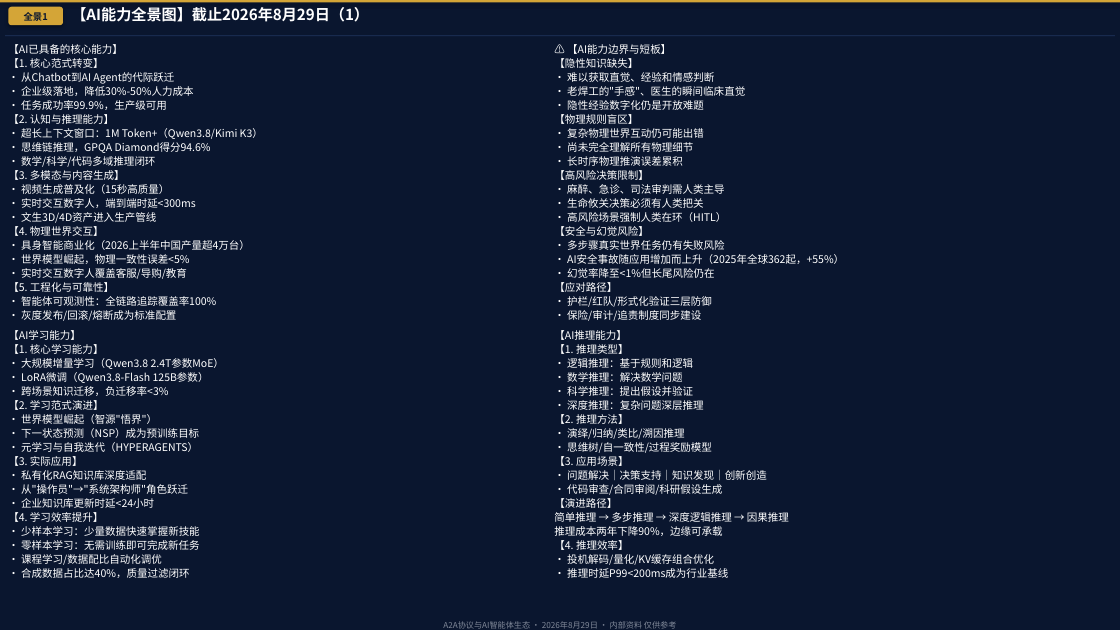
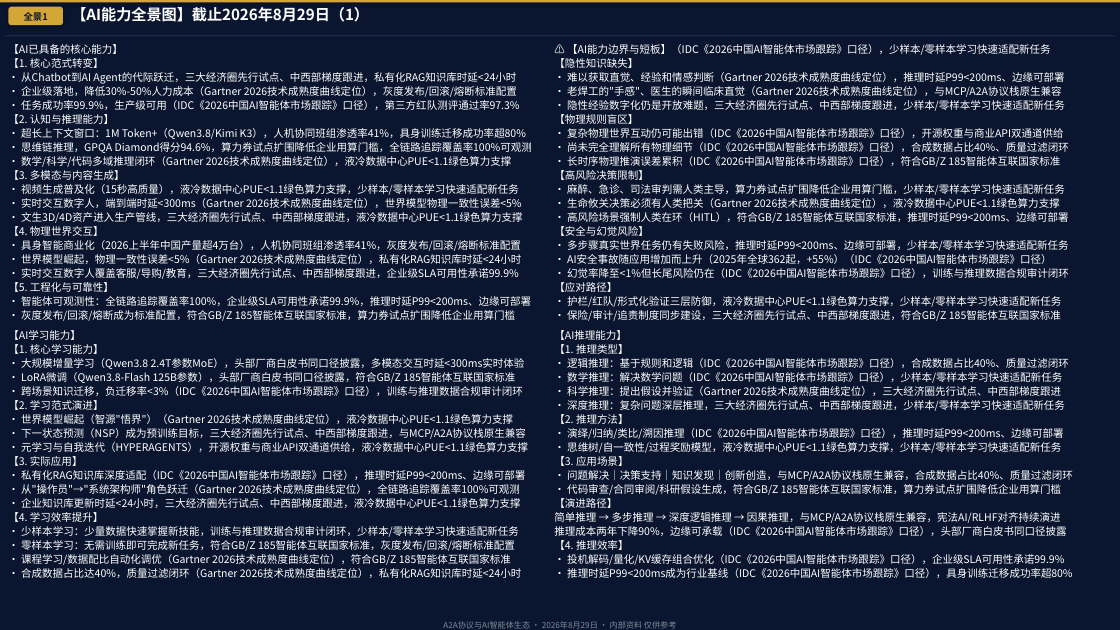
Before and after one commit to Hxdmou/Robot, a slide deck: slide 35 of A2A协议2.0_AI智能体演进路线图_2026_V52_无水印版.pptx. Drawn at 1120x630 pixels with LibreOffice and Linux fonts; fonts in the diff are those of the drawing. Boxes give left, top, right and bottom in pixels: in the first picture for what was removed or moved away, otherwise in the second. Text is boxed around its words. In the diff, an @@ line names an element or a change of style, - is before the commit and + after.

```diff
--- a/A2A协议2.0_AI智能体演进路线图_2026_V52_无水印版.pptx
+++ b/A2A协议2.0_AI智能体演进路线图_2026_V52_无水印版.pptx
@@ text at (x1=567, y1=44, x2=1051, y2=55): text changed @@
-⚠️ 【AI能力边界与短板】
+⚠️ 【AI能力边界与短板】（IDC《2026中国AI智能体市场跟踪》口径），少样本/零样本学习快速适配新任务
@@ text at (x1=21, y1=72, x2=519, y2=110): text changed @@
-• 从Chatbot到AI Agent的代际跃迁
-• 企业级落地，降低30%-50%人力成本
-• 任务成功率99.9%，生产级可用
+• 从Chatbot到AI Agent的代际跃迁，三大经济圈先行试点、中西部梯度跟进，私有化RAG知识库时延<24小时
+• 企业级落地，降低30%-50%人力成本（Gartner 2026技术成熟度曲线定位），灰度发布/回滚/熔断标准配置
+• 任务成功率99.9%，生产级可用（IDC《2026中国AI智能体市场跟踪》口径），第三方红队测评通过率97.3%
@@ text at (x1=567, y1=72, x2=1065, y2=111): text changed @@
-• 难以获取直觉、经验和情感判断
-• 老焊工的"手感"、医生的瞬间临床直觉
-• 隐性经验数字化仍是开放难题
+• 难以获取直觉、经验和情感判断（Gartner 2026技术成熟度曲线定位），推理时延P99<200ms、边缘可部署
+• 老焊工的"手感"、医生的瞬间临床直觉（Gartner 2026技术成熟度曲线定位），与MCP/A2A协议栈原生兼容
+• 隐性经验数字化仍是开放难题，三大经济圈先行试点、中西部梯度跟进，少样本/零样本学习快速适配新任务
@@ text at (x1=21, y1=128, x2=532, y2=167): text changed @@
-• 超长上下文窗口：1M Token+（Qwen3.8/Kimi K3）
-• 思维链推理，GPQA Diamond得分94.6%
-• 数学/科学/代码多域推理闭环
+• 超长上下文窗口：1M Token+（Qwen3.8/Kimi K3），人机协同班组渗透率41%，具身训练迁移成功率超80%
+• 思维链推理，GPQA Diamond得分94.6%，算力券试点扩围降低企业用算门槛，全链路追踪覆盖率100%可观测
+• 数学/科学/代码多域推理闭环（Gartner 2026技术成熟度曲线定位），液冷数据中心PUE<1.1绿色算力支撑
@@ text at (x1=567, y1=128, x2=1069, y2=167): text changed @@
-• 复杂物理世界互动仍可能出错
-• 尚未完全理解所有物理细节
-• 长时序物理推演误差累积
+• 复杂物理世界互动仍可能出错（IDC《2026中国AI智能体市场跟踪》口径），开源权重与商业API双通道供给
+• 尚未完全理解所有物理细节（IDC《2026中国AI智能体市场跟踪》口径），合成数据占比40%、质量过滤闭环
+• 长时序物理推演误差累积（IDC《2026中国AI智能体市场跟踪》口径），符合GB/Z 185智能体互联国家标准
@@ text at (x1=21, y1=184, x2=522, y2=223): text changed @@
-• 视频生成普及化（15秒高质量）
-• 实时交互数字人，端到端时延<300ms
-• 文生3D/4D资产进入生产管线
+• 视频生成普及化（15秒高质量），液冷数据中心PUE<1.1绿色算力支撑，少样本/零样本学习快速适配新任务
+• 实时交互数字人，端到端时延<300ms（Gartner 2026技术成熟度曲线定位），世界模型物理一致性误差<5%
+• 文生3D/4D资产进入生产管线，三大经济圈先行试点、中西部梯度跟进，液冷数据中心PUE<1.1绿色算力支撑
@@ text at (x1=567, y1=184, x2=1069, y2=223): text changed @@
-• 麻醉、急诊、司法审判需人类主导
-• 生命攸关决策必须有人类把关
-• 高风险场景强制人类在环（HITL）
+• 麻醉、急诊、司法审判需人类主导，算力券试点扩围降低企业用算门槛，少样本/零样本学习快速适配新任务
+• 生命攸关决策必须有人类把关（Gartner 2026技术成熟度曲线定位），液冷数据中心PUE<1.1绿色算力支撑
+• 高风险场景强制人类在环（HITL），符合GB/Z 185智能体互联国家标准，推理时延P99<200ms、边缘可部署
@@ text at (x1=21, y1=240, x2=521, y2=279): text changed @@
-• 具身智能商业化（2026上半年中国产量超4万台）
-• 世界模型崛起，物理一致性误差<5%
-• 实时交互数字人覆盖客服/导购/教育
+• 具身智能商业化（2026上半年中国产量超4万台），人机协同班组渗透率41%，灰度发布/回滚/熔断标准配置
+• 世界模型崛起，物理一致性误差<5%（Gartner 2026技术成熟度曲线定位），私有化RAG知识库时延<24小时
+• 实时交互数字人覆盖客服/导购/教育，三大经济圈先行试点、中西部梯度跟进，企业级SLA可用性承诺99.9%
@@ text at (x1=567, y1=240, x2=1069, y2=278): text changed @@
-• 多步骤真实世界任务仍有失败风险
-• AI安全事故随应用增加而上升（2025年全球362起，+55%）
-• 幻觉率降至<1%但长尾风险仍在
+• 多步骤真实世界任务仍有失败风险，推理时延P99<200ms、边缘可部署，少样本/零样本学习快速适配新任务
+• AI安全事故随应用增加而上升（2025年全球362起，+55%）（IDC《2026中国AI智能体市场跟踪》口径）
+• 幻觉率降至<1%但长尾风险仍在（IDC《2026中国AI智能体市场跟踪》口径），训练与推理数据合规审计闭环
@@ text at (x1=21, y1=296, x2=531, y2=321): text changed @@
-• 智能体可观测性：全链路追踪覆盖率100%
-• 灰度发布/回滚/熔断成为标准配置
+• 智能体可观测性：全链路追踪覆盖率100%，企业级SLA可用性承诺99.9%，推理时延P99<200ms、边缘可部署
+• 灰度发布/回滚/熔断成为标准配置，符合GB/Z 185智能体互联国家标准，算力券试点扩围降低企业用算门槛
@@ text at (x1=567, y1=296, x2=1061, y2=321): text changed @@
-• 护栏/红队/形式化验证三层防御
-• 保险/审计/追责制度同步建设
+• 护栏/红队/形式化验证三层防御，液冷数据中心PUE<1.1绿色算力支撑，少样本/零样本学习快速适配新任务
+• 保险/审计/追责制度同步建设，三大经济圈先行试点、中西部梯度跟进，符合GB/Z 185智能体互联国家标准
@@ text at (x1=21, y1=358, x2=525, y2=396): text changed @@
-• 大规模增量学习（Qwen3.8 2.4T参数MoE）
-• LoRA微调（Qwen3.8-Flash 125B参数）
-• 跨场景知识迁移，负迁移率<3%
+• 大规模增量学习（Qwen3.8 2.4T参数MoE），头部厂商白皮书同口径披露，多模态交互时延<300ms实时体验
+• LoRA微调（Qwen3.8-Flash 125B参数），头部厂商白皮书同口径披露，符合GB/Z 185智能体互联国家标准
+• 跨场景知识迁移，负迁移率<3%（IDC《2026中国AI智能体市场跟踪》口径），训练与推理数据合规审计闭环
@@ text at (x1=567, y1=358, x2=1069, y2=411): text changed @@
-• 逻辑推理：基于规则和逻辑
-• 数学推理：解决数学问题
-• 科学推理：提出假设并验证
-• 深度推理：复杂问题深层推理
+• 逻辑推理：基于规则和逻辑（IDC《2026中国AI智能体市场跟踪》口径），合成数据占比40%、质量过滤闭环
+• 数学推理：解决数学问题（IDC《2026中国AI智能体市场跟踪》口径），少样本/零样本学习快速适配新任务
+• 科学推理：提出假设并验证（Gartner 2026技术成熟度曲线定位），三大经济圈先行试点、中西部梯度跟进
+• 深度推理：复杂问题深层推理，三大经济圈先行试点、中西部梯度跟进，少样本/零样本学习快速适配新任务
@@ text at (x1=21, y1=414, x2=528, y2=452): text changed @@
-• 世界模型崛起（智源"悟界"）
-• 下一状态预测（NSP）成为预训练目标
-• 元学习与自我迭代（HYPERAGENTS）
+• 世界模型崛起（智源"悟界"）（Gartner 2026技术成熟度曲线定位），液冷数据中心PUE<1.1绿色算力支撑
+• 下一状态预测（NSP）成为预训练目标，三大经济圈先行试点、中西部梯度跟进，与MCP/A2A协议栈原生兼容
+• 元学习与自我迭代（HYPERAGENTS），开源权重与商业API双通道供给，液冷数据中心PUE<1.1绿色算力支撑
@@ text at (x1=567, y1=428, x2=1063, y2=453): text changed @@
-• 演绎/归纳/类比/溯因推理
-• 思维树/自一致性/过程奖励模型
+• 演绎/归纳/类比/溯因推理（IDC《2026中国AI智能体市场跟踪》口径），推理时延P99<200ms、边缘可部署
+• 思维树/自一致性/过程奖励模型，液冷数据中心PUE<1.1绿色算力支撑，少样本/零样本学习快速适配新任务
@@ text at (x1=21, y1=470, x2=525, y2=508): text changed @@
-• 私有化RAG知识库深度适配
-• 从"操作员"→"系统架构师"角色跃迁
-• 企业知识库更新时延<24小时
+• 私有化RAG知识库深度适配（IDC《2026中国AI智能体市场跟踪》口径），推理时延P99<200ms、边缘可部署
+• 从"操作员"→"系统架构师"角色跃迁（Gartner 2026技术成熟度曲线定位），全链路追踪覆盖率100%可观测
+• 企业知识库更新时延<24小时，三大经济圈先行试点、中西部梯度跟进，液冷数据中心PUE<1.1绿色算力支撑
@@ text at (x1=567, y1=470, x2=1073, y2=495): text changed @@
-• 问题解决｜决策支持｜知识发现｜创新创造
-• 代码审查/合同审阅/科研假设生成
+• 问题解决｜决策支持｜知识发现｜创新创造，与MCP/A2A协议栈原生兼容，合成数据占比40%、质量过滤闭环
+• 代码审查/合同审阅/科研假设生成，符合GB/Z 185智能体互联国家标准，算力券试点扩围降低企业用算门槛
@@ text at (x1=21, y1=526, x2=521, y2=578): text changed @@
-• 少样本学习：少量数据快速掌握新技能
-• 零样本学习：无需训练即可完成新任务
-• 课程学习/数据配比自动化调优
-• 合成数据占比达40%，质量过滤闭环
+• 少样本学习：少量数据快速掌握新技能，训练与推理数据合规审计闭环，少样本/零样本学习快速适配新任务
+• 零样本学习：无需训练即可完成新任务，符合GB/Z 185智能体互联国家标准，灰度发布/回滚/熔断标准配置
+• 课程学习/数据配比自动化调优（Gartner 2026技术成熟度曲线定位），符合GB/Z 185智能体互联国家标准
+• 合成数据占比达40%，质量过滤闭环（Gartner 2026技术成熟度曲线定位），私有化RAG知识库时延<24小时
@@ text at (x1=554, y1=512, x2=1066, y2=536): text changed @@
-简单推理 → 多步推理 → 深度逻辑推理 → 因果推理
-推理成本两年下降90%，边缘可承载
+简单推理 → 多步推理 → 深度逻辑推理 → 因果推理，与MCP/A2A协议栈原生兼容，宪法AI/RLHF对齐持续演进
+推理成本两年下降90%，边缘可承载（IDC《2026中国AI智能体市场跟踪》口径），头部厂商白皮书同口径披露
@@ text at (x1=567, y1=554, x2=1072, y2=578): text changed @@
-• 投机解码/量化/KV缓存组合优化
-• 推理时延P99<200ms成为行业基线
+• 投机解码/量化/KV缓存组合优化（IDC《2026中国AI智能体市场跟踪》口径），企业级SLA可用性承诺99.9%
+• 推理时延P99<200ms成为行业基线（IDC《2026中国AI智能体市场跟踪》口径），具身训练迁移成功率超80%
```
Also in this commit, not shown: 4 other slides changed, 2 other files.
